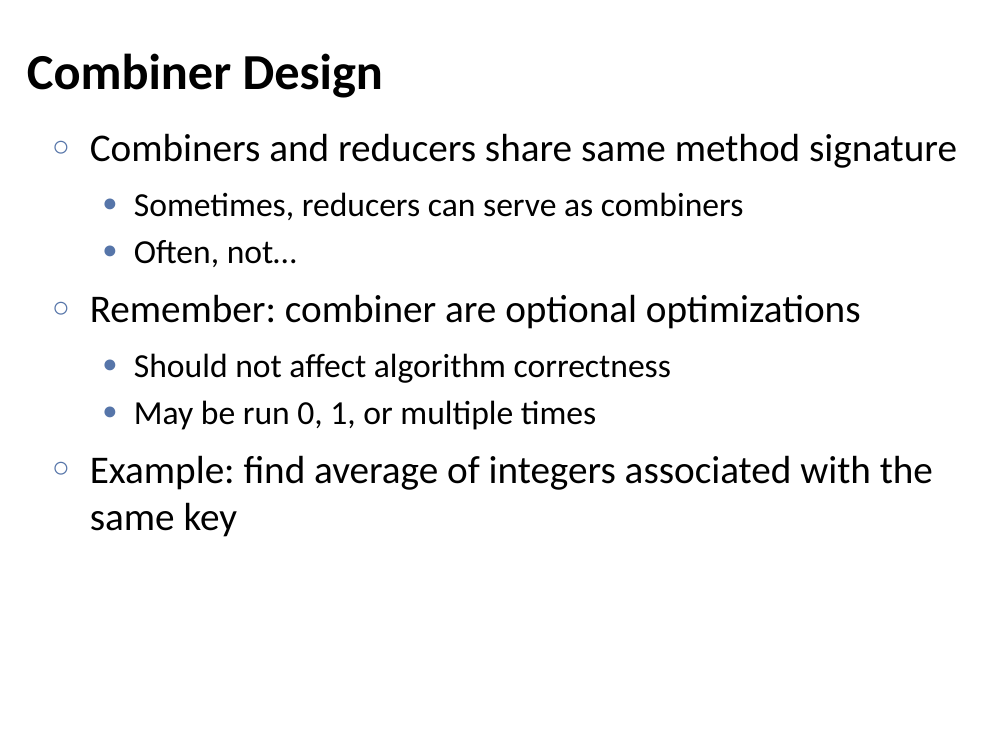
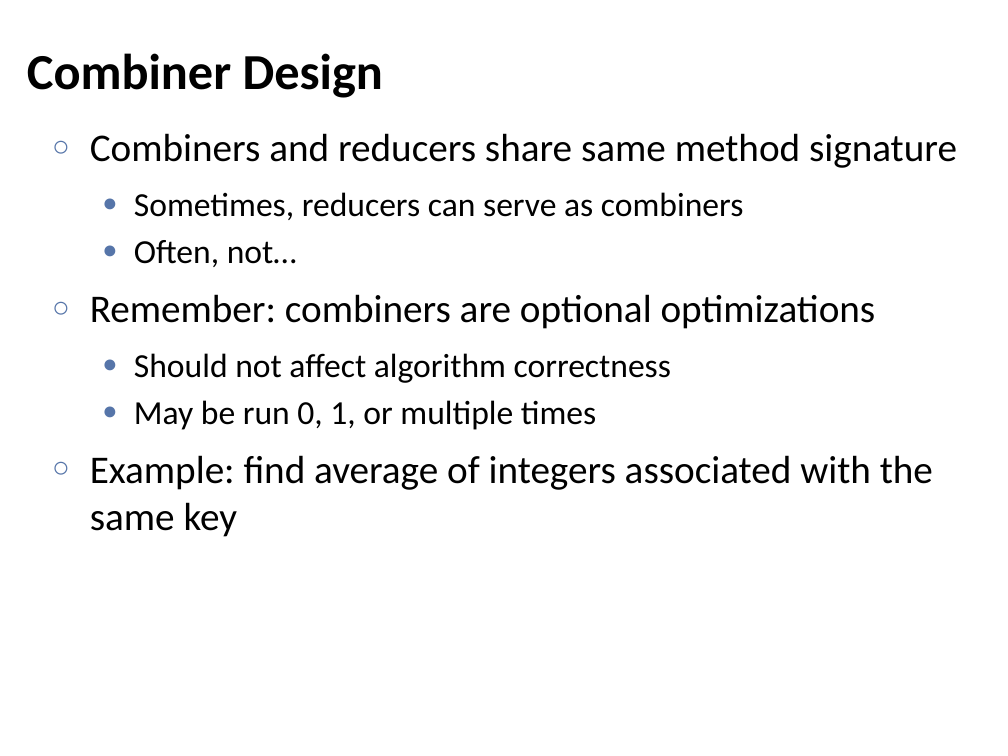
Before and after one commit to chriswjh/chriswjh.github.io, a slide deck: slide 15 of BDM/MapReduce_Algorithm.pptx. Drawn at 1008x756 pixels with LibreOffice and Linux fonts; fonts in the diff are those of the drawing. Boxes give left, top, right and bottom in pixels: in the first picture for what was removed or moved away, otherwise in the second. Text is boxed around its words. In the diff, an @@ line names an element or a change of style, - is before the commit and + after.

```diff
--- a/BDM/MapReduce_Algorithm.pptx
+++ b/BDM/MapReduce_Algorithm.pptx
@@ text at (90, 294, 876, 329): text changed @@
-○ Remember: combiner are optional optimizations
+○ Remember: combiners are optional optimizations
```
Also in this commit, not shown: 3 other slides changed.
